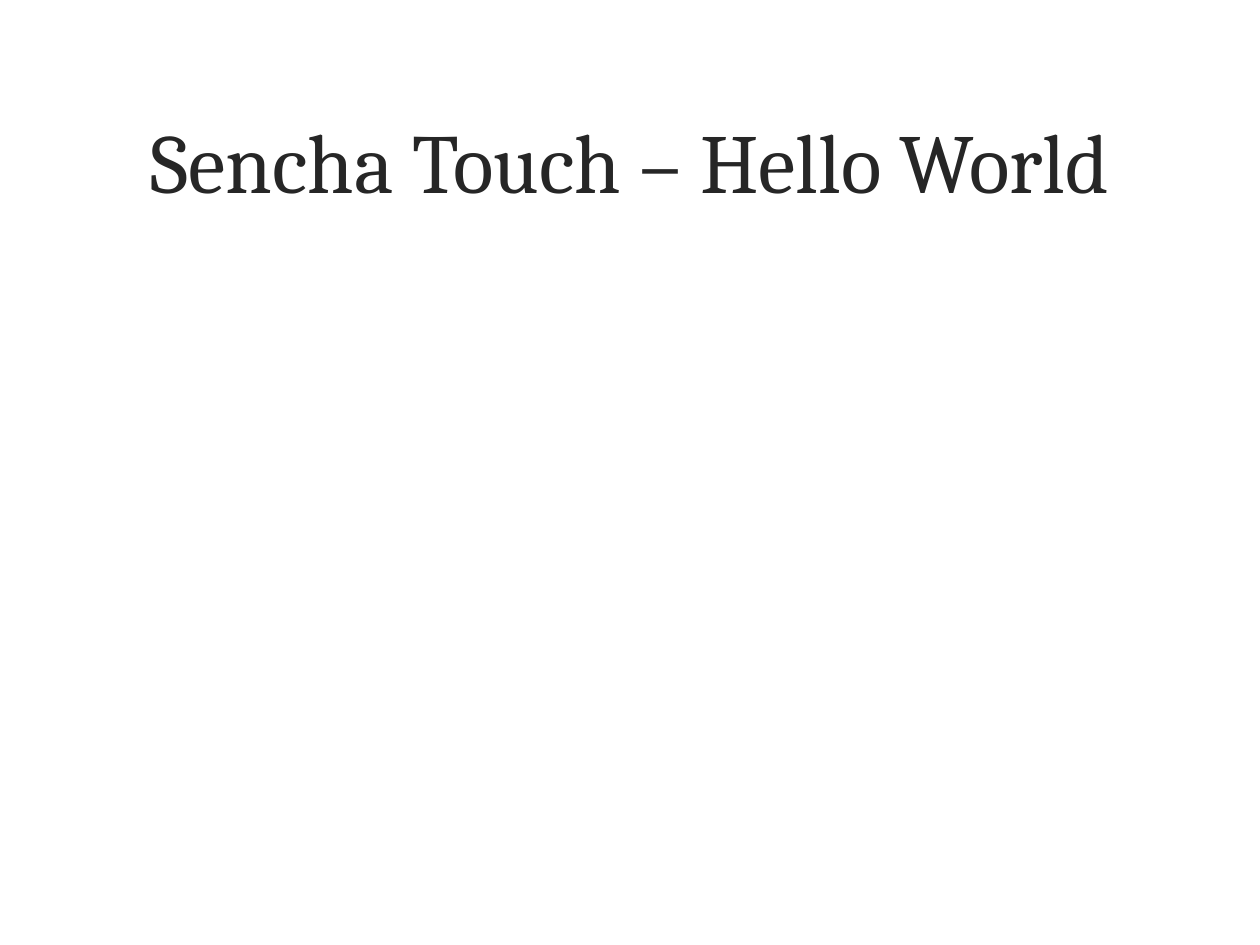
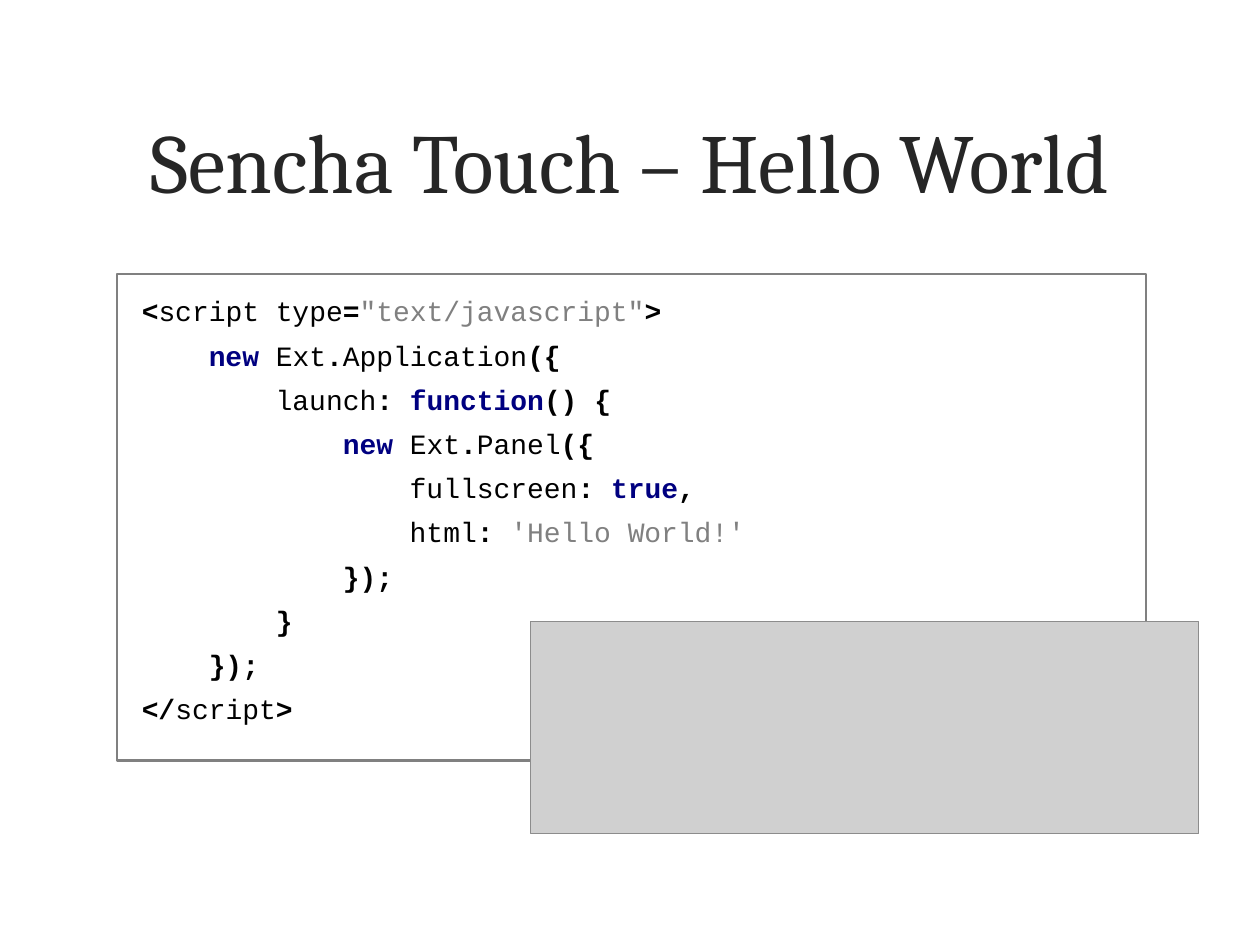
Before and after one commit to metaodi/TrailDevilsXPl-2, a slide deck: slide 8 of _DOCUMENTATION/Presentation/Praesentation-Traildevils-XPl2.pptx. Drawn at 1260x945 pixels with LibreOffice and Linux fonts; fonts in the diff are those of the drawing; grey boxes stand for pictures; background and template pictures are left out. Boxes give left, top, right and bottom in pixels: in the first picture for what was removed or moved away, otherwise in the second. Text is boxed around its words. In the diff, an @@ line names an element or a change of style, - is before the commit and + after.

Commit message:
worked on presentation: sencha touch hello world, mvc

```diff
--- a/_DOCUMENTATION/Presentation/Praesentation-Traildevils-XPl2.pptx
+++ b/_DOCUMENTATION/Presentation/Praesentation-Traildevils-XPl2.pptx
@@ rectangle added at [117, 275, 1147, 761], fill #FFFFFF, outline #808080 1.5 pt, 16 pt, text #000000 @@
+<script type="text/javascript">
+new Ext.Application({
+launch: function() {
+new Ext.Panel({
+fullscreen: true,
+html: 'Hello World!'
+});
+}
+});
+</script>
@@ picture added at [530, 621, 1198, 834] @@
```
Also in this commit, not shown: 1 other slide changed.
